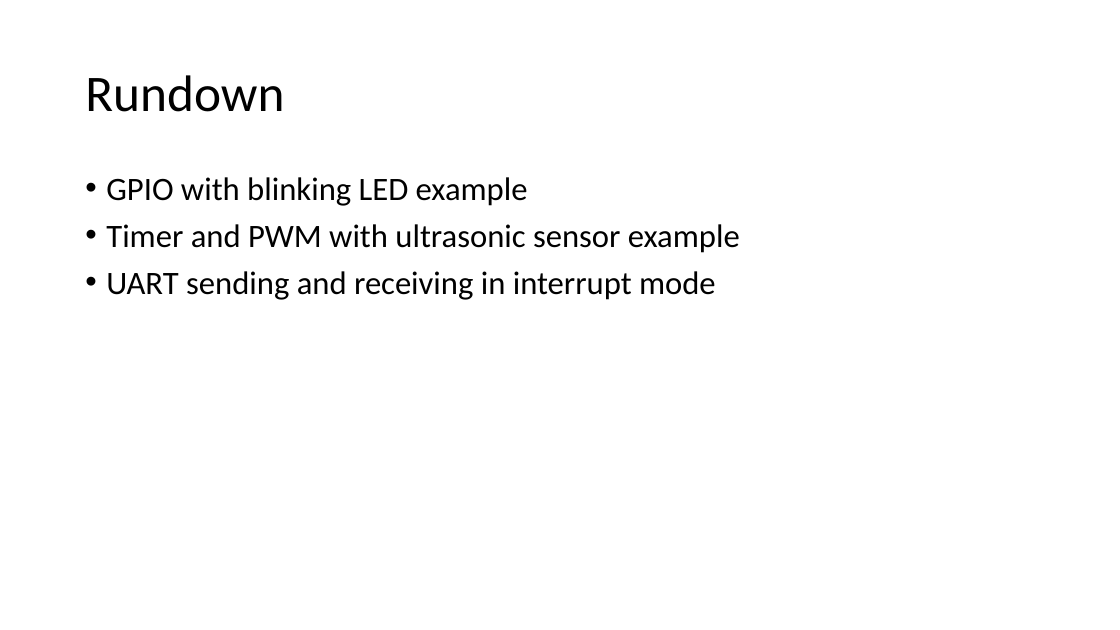
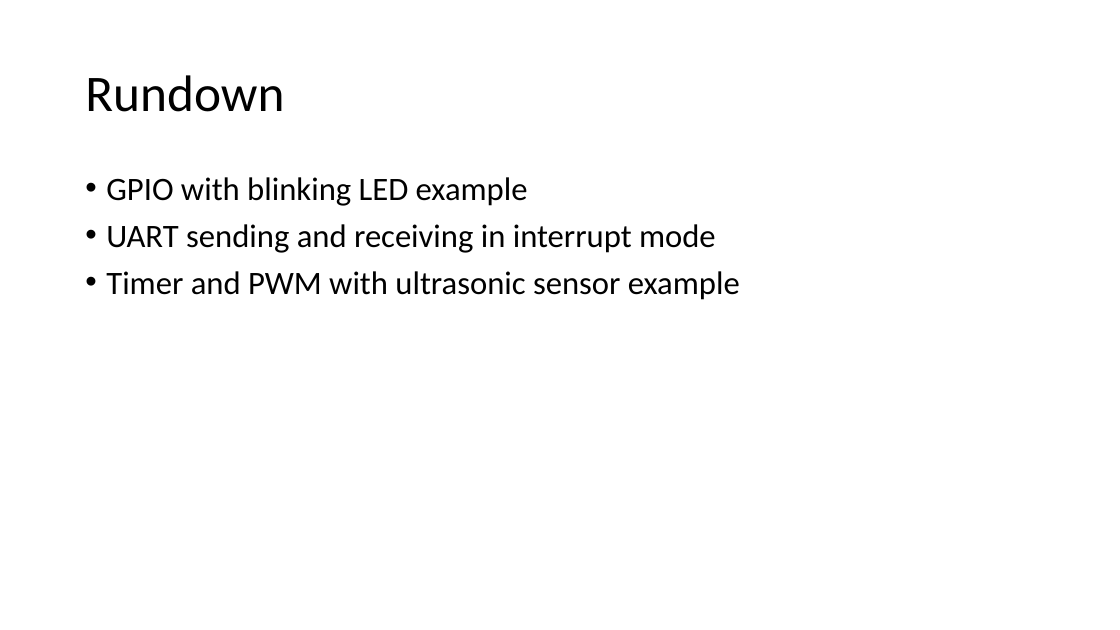
Before and after one commit to Engineering-entrepreneurship-club/stm32-workshop, a slide deck: slide 2 of STM32_Workshop.pptx. Drawn at 1120x630 pixels with LibreOffice and Linux fonts; fonts in the diff are those of the drawing. Boxes give left, top, right and bottom in pixels: in the first picture for what was removed or moved away, otherwise in the second. Text is boxed around its words. In the diff, an @@ line names an element or a change of style, - is before the commit and + after.

```diff
--- a/STM32_Workshop.pptx
+++ b/STM32_Workshop.pptx
@@ text at <box>106,224,716,253</box>: paragraph added @@
+• UART sending and receiving in interrupt mode
@@ text at <box>106,271,716,300</box>: paragraph removed @@
-• UART sending and receiving in interrupt mode
```
Also in this commit, not shown: 5 other slides changed, 1 slide removed.
